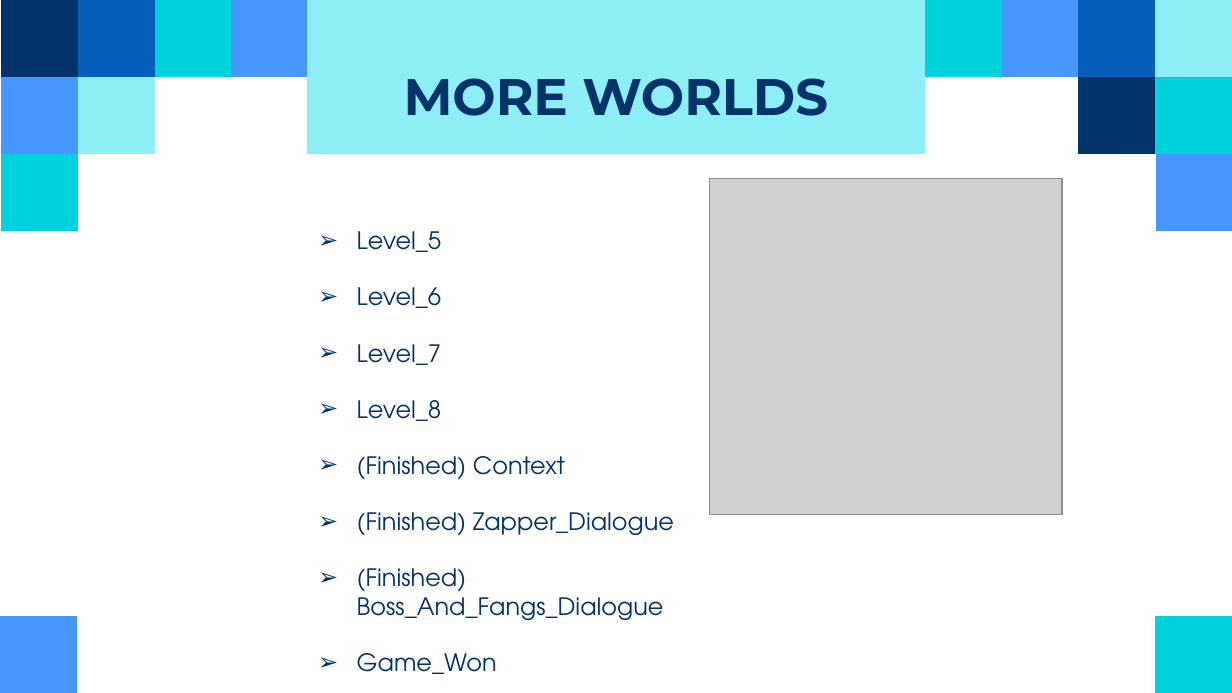
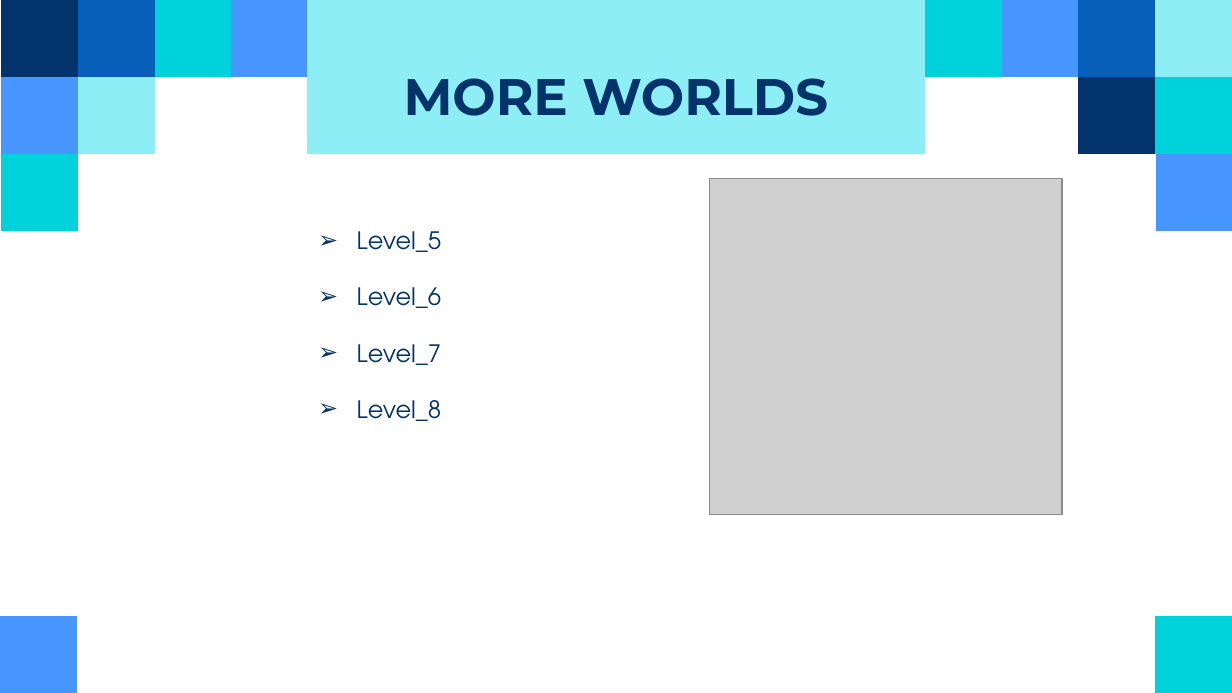
Before and after one commit to MeganeKickouama/ZapperMine, a slide deck: slide 14 of Game_Delivery_3.pptx. Drawn at 1232x693 pixels with LibreOffice and Linux fonts; fonts in the diff are those of the drawing; grey boxes stand for pictures. Boxes give left, top, right and bottom in pixels: in the first picture for what was removed or moved away, otherwise in the second. Text is boxed around its words. In the diff, an @@ line names an element or a change of style, - is before the commit and + after.

```diff
--- a/Game_Delivery_3.pptx
+++ b/Game_Delivery_3.pptx
@@ subtitle at box(357, 456, 674, 674): paragraphs removed @@
-➢ (Finished) Context
-➢ (Finished) Zapper_Dialogue
-➢ (Finished) Boss_And_Fangs_Dialogue
-➢ Game_Won
```
Also in this commit, not shown: 2 other slides changed, 24 other files.
